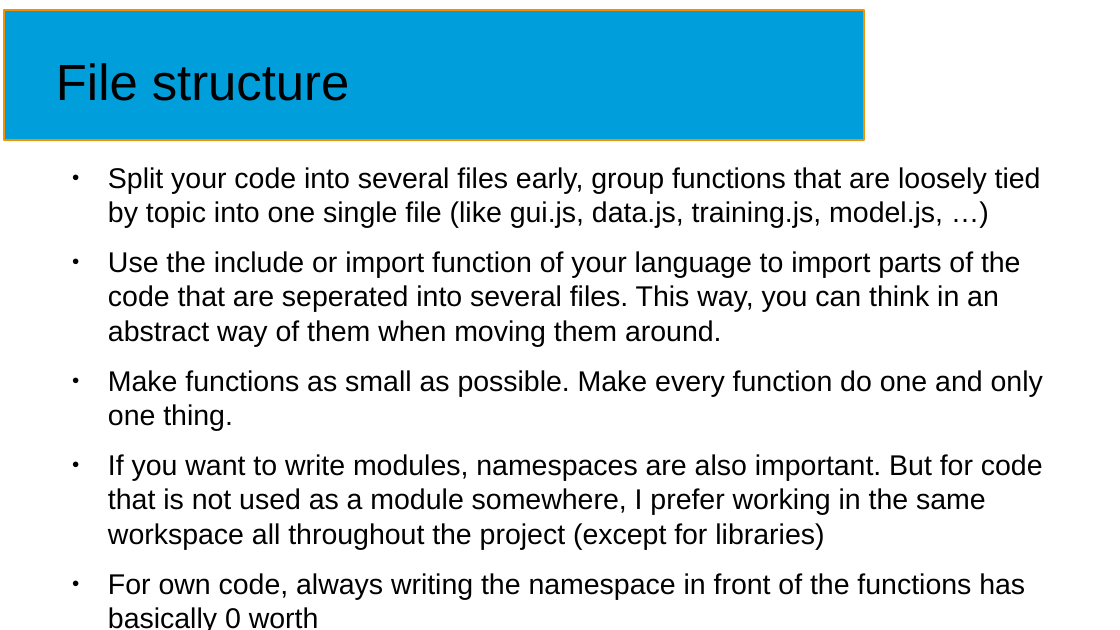
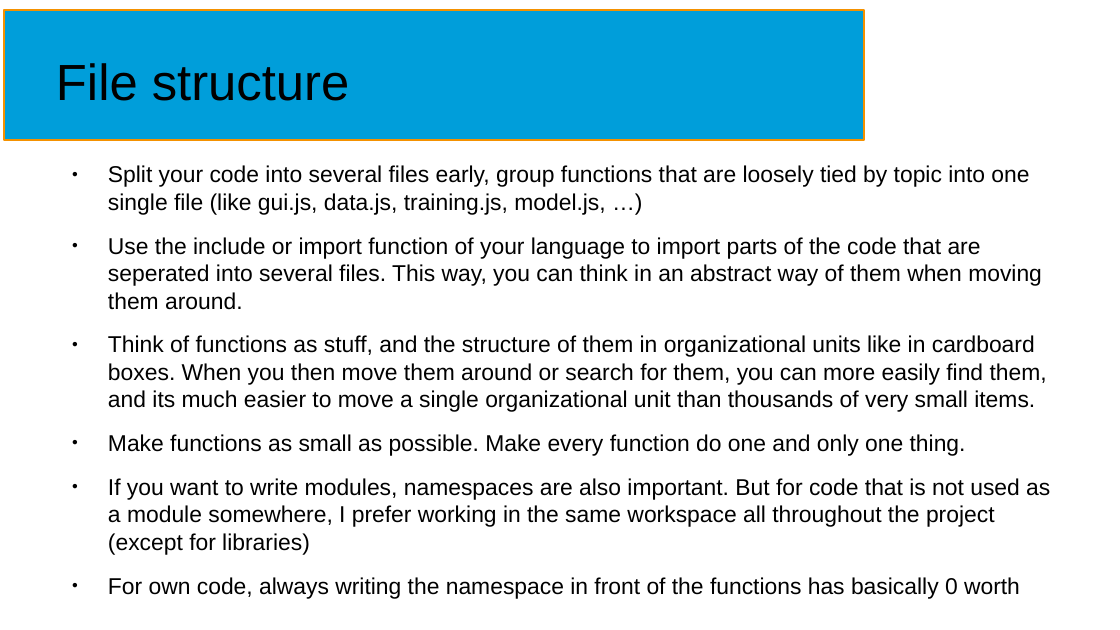
Before and after one commit to NormanTUD/asanAI, a slide deck: slide 23 of manual/asanai.odp (slide 21 before the commit). Drawn at 1120x630 pixels with LibreOffice and Linux fonts; fonts in the diff are those of the drawing. Boxes give left, top, right and bottom in pixels: in the first picture for what was removed or moved away, otherwise in the second. Text is boxed around its words. In the diff, an @@ line names an element or a change of style, - is before the commit and + after.

```diff
--- a/manual/asanai.odp
+++ b/manual/asanai.odp
@@ text at (x1=108, y1=165, x2=1050, y2=555): size 20.1 to 16.2 pt in "Split your code into several files early, ...", "Use the include or import function of ...", "Make functions as small as possible. Make ...", "If you want to write modules, namespaces ..." and 1 more places @@
@@ text at (x1=108, y1=335, x2=1047, y2=412): paragraph added @@
+● Think of functions as stuff, and the structure of them in organizational units like in cardboard boxes. When you then move them around or search for them, you can more easily find them, and its much easier to move a single organizational unit than thousands of very small items.
```
Also in this commit, not shown: 17 other slides changed, 6 slides added.
